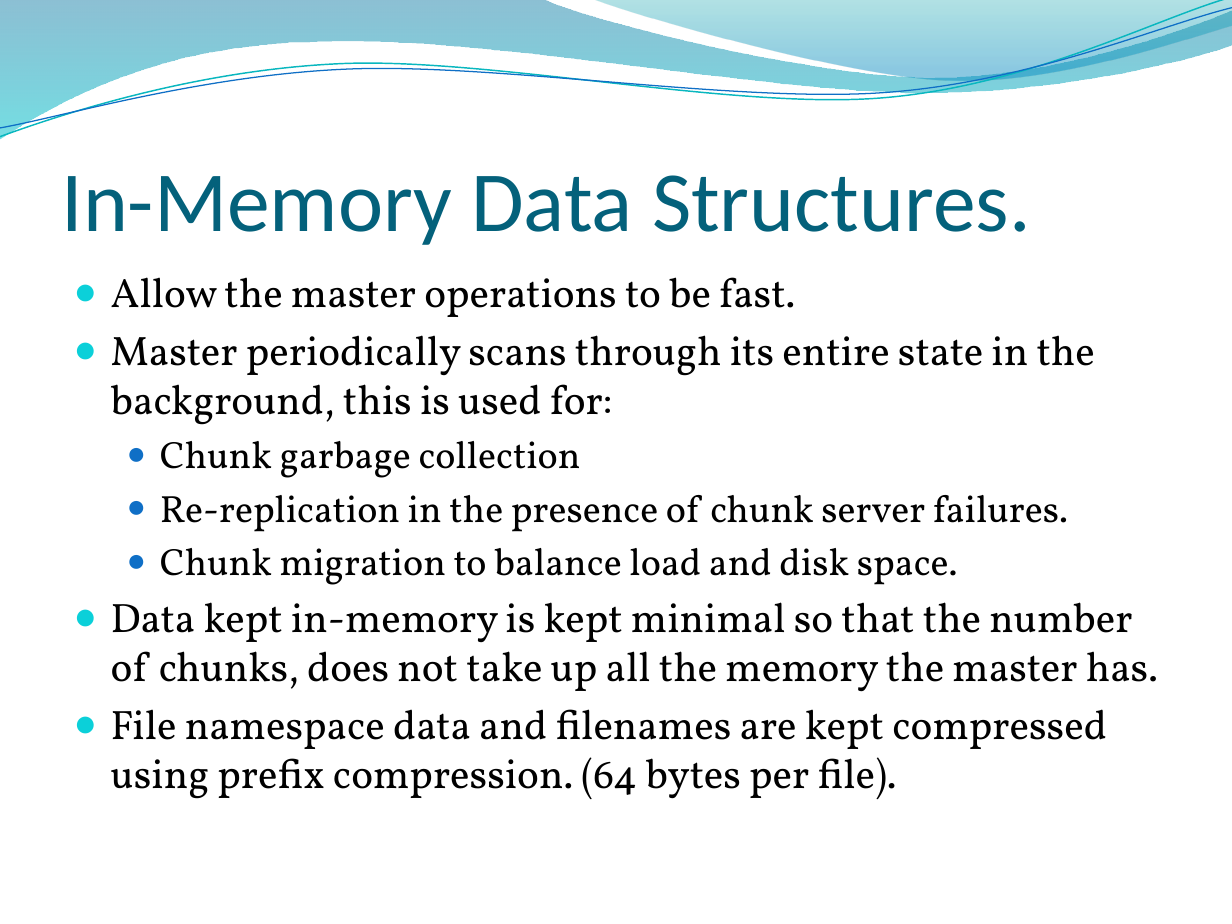
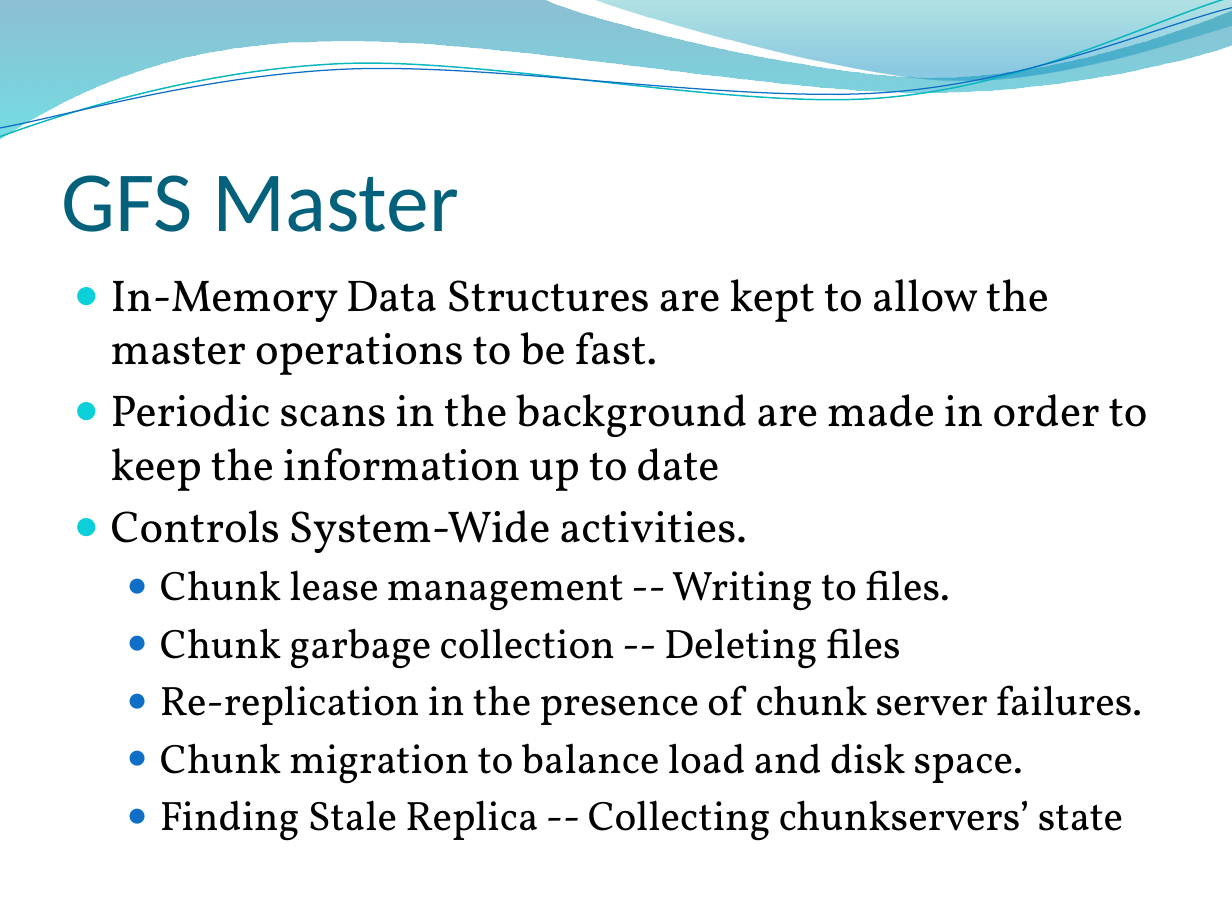
Before and after one commit to edvelezg/unb-os, a slide deck: slide 18 of google-fs/google-fs.pptx (slide 12 before the commit). Drawn at 1232x924 pixels with LibreOffice and Linux fonts; fonts in the diff are those of the drawing; background and template pictures are left out. Boxes give left, top, right and bottom in pixels: in the first picture for what was removed or moved away, otherwise in the second. Text is boxed around its words. In the diff, an @@ line names an element or a change of style, - is before the commit and + after.

```diff
--- a/google-fs/google-fs.pptx
+++ b/google-fs/google-fs.pptx
@@ title at <box>62,175,459,232</box>: text changed @@
-In-Memory Data Structures.
+GFS Master
@@ text at <box>111,279,1148,669</box>: text changed; size 24.1 to 26 pt @@
-● Allow the master operations to be fast.
-● Master periodically scans through its entire state in the background, this is used for:
-  ● Chunk garbage collection
+● In-Memory Data Structures are kept to allow the master operations to be fast.
+● Periodic scans in the background are made in order to keep the information up to date
+● Controls System-Wide activities.
+  ● Chunk lease management -- Writing to files.
+  ● Chunk garbage collection -- Deleting files
@@ text at <box>160,685,1142,784</box>: size 22.2 to 24 pt in "Re-replication in the presence of chunk server ...", "Chunk migration to balance load and disk ..." @@
@@ text at <box>160,800,1123,841</box>: text changed; size 24.1 to 24 pt @@
-● Data kept in-memory is kept minimal so that the number of chunks, does not take up all the memory the master has.
-● File namespace data and filenames are kept compressed using prefix compression. (64 bytes per file).
+  ● Finding Stale Replica -- Collecting chunkservers’ state
```
Also in this commit, not shown: 9 other slides changed, 13 slides added, 1 slide removed.
